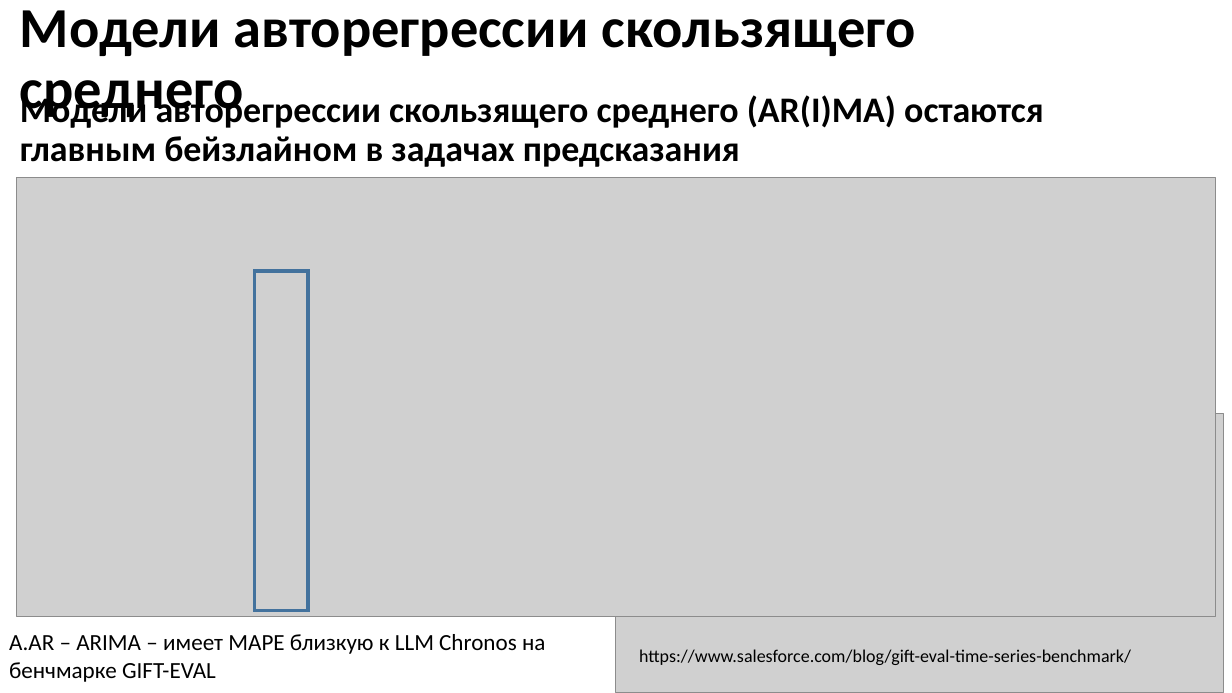
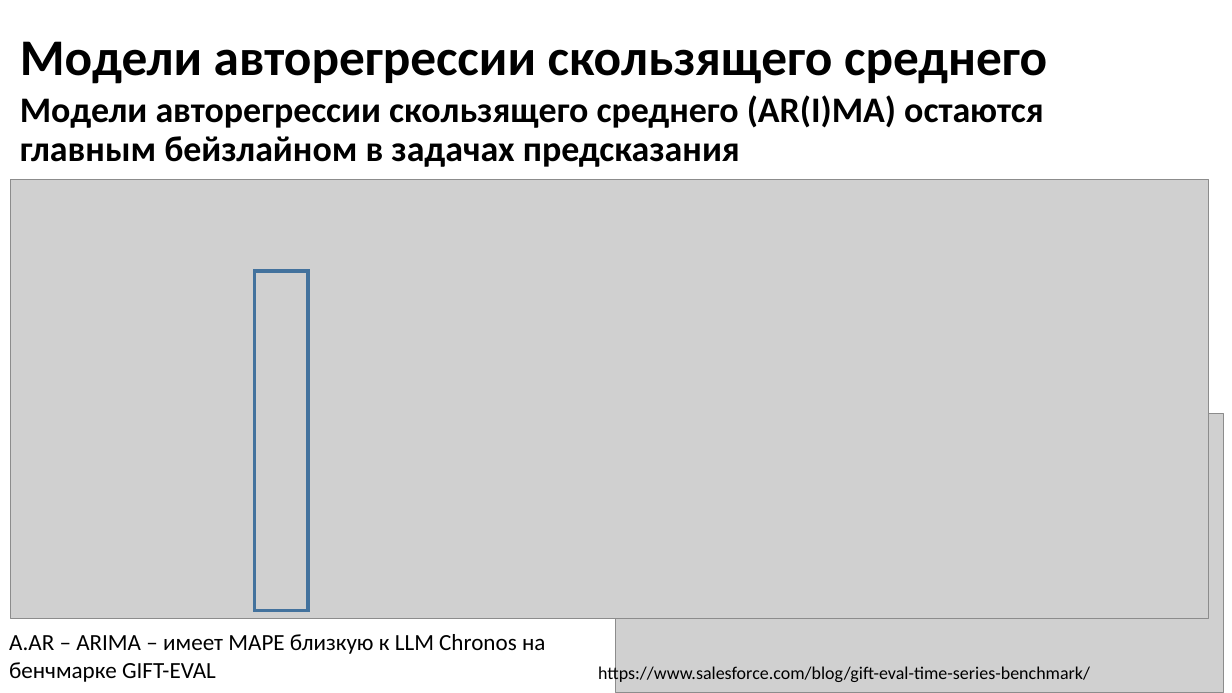
Before and after one commit to MVRonkin/TimeSeriesCourse, a slide deck: slide 2 of 2025/LEC/04-1 ARIMA new.pptx. Drawn at 1232x693 pixels with LibreOffice and Linux fonts; fonts in the diff are those of the drawing; grey boxes stand for pictures. Boxes give left, top, right and bottom in pixels: in the first picture for what was removed or moved away, otherwise in the second. Text is boxed around its words. In the diff, an @@ line names an element or a change of style, - is before the commit and + after.

```diff
--- a/2025/LEC/04-1 ARIMA new.pptx
+++ b/2025/LEC/04-1 ARIMA new.pptx
@@ title "Модели авторегрессии скользящего среднего" at bbox=[20, 41, 1047, 84]: size 44 to 40 pt @@
@@ picture: place and size @@
-picture at bbox=[17, 177, 1215, 616]
+picture at bbox=[10, 179, 1209, 618]
@@ text "https://www.salesforce.com/blog/gift-eval-time-series-benchm ..." rewrapped from bbox=[639, 649, 1131, 665] to bbox=[598, 665, 1090, 685] @@
```
Also in this commit, not shown: 4 other slides changed.
